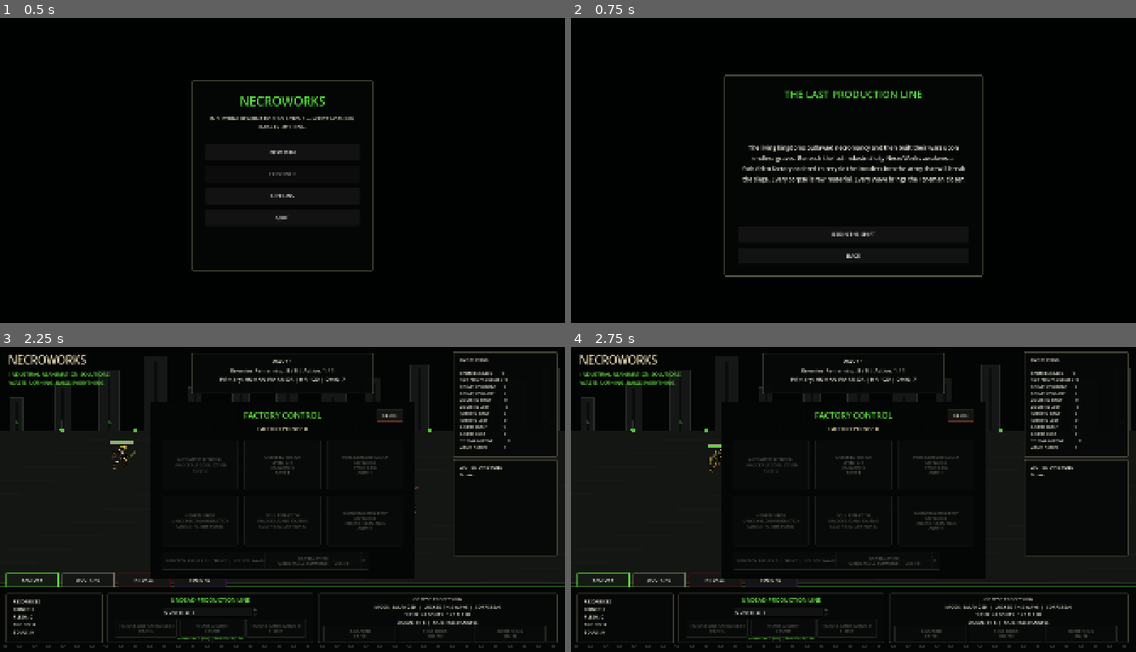
Above: before the commit, frames 1-4 (two rows, left to right).
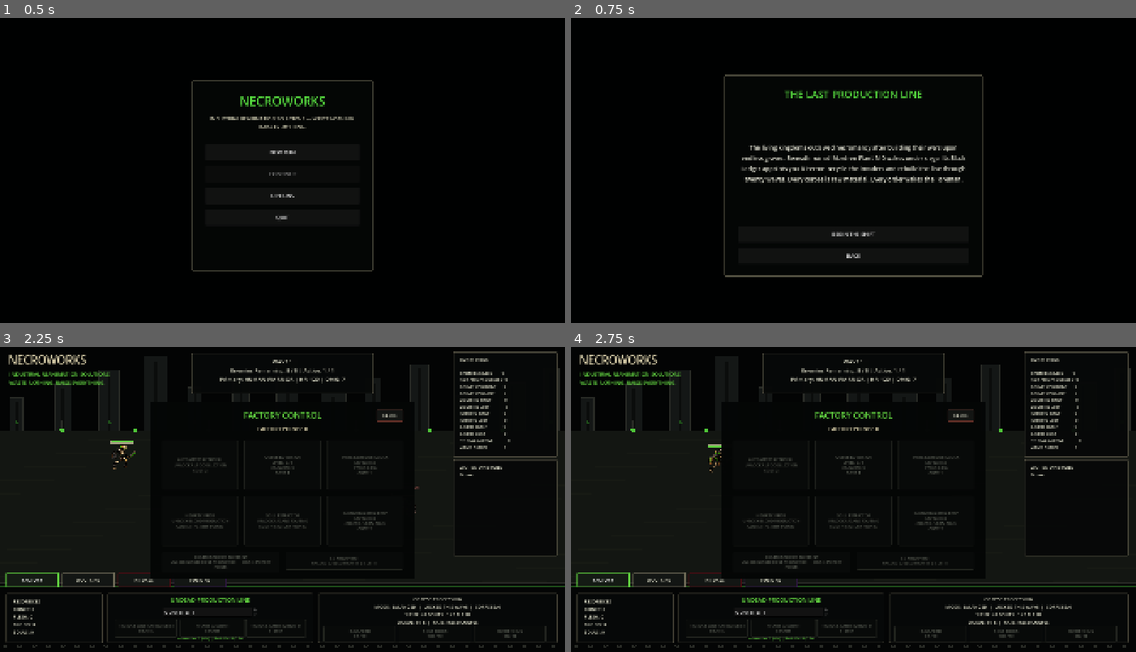
Above: after the commit, the same moments.

Repository: luizfelippe-dev/NecroWorks
Game: Godot game, scene res://app.tscn
Two runs of this game, one before a commit and one after it. Both use one fixed random seed, a clock stepped at 60 frames per second and the inputs below.
Inputs:
- Up to frame 1 (0.5 s): no input
- Up to frame 2 (0.75 s): click "NEW RUN" at 0.5 s
- Up to frame 3 (2.25 s): click "BEGIN THE SHIFT" at 1.25 s; click "FACTORY" at 2 s
- Up to frame 4 (2.75 s): no input

Frame 1 is identical in both runs. In frame 2, 1.8% of the frame differs, in the area x 30-70%, y 41-55%; in frame 3, 0.5%; in frame 4, 0.5%.

Commit message:
fix: polish v0.4 narrative and factory presentation
Prevent localized event choices and factory blueprints from overflowing their panels. Expand the Black Ledger lore and prologue, record the architecture audit, and define the v0.4.1 consolidation milestone with regression coverage.

Diff:
--- a/localization/ui.csv
+++ b/localization/ui.csv
@@ -16,7 +16,7 @@
 OPTIONS_APPLY,APPLY,APLICAR,APLICAR
 OPTIONS_BACK,BACK,VOLTAR,VOLVER
 PROLOGUE_TITLE,THE LAST PRODUCTION LINE,A ÚLTIMA LINHA DE PRODUÇÃO,LA ÚLTIMA LÍNEA DE PRODUCCIÓN
-PROLOGUE_BODY,The living kingdoms outlawed necromancy and then built their wars upon endless graves. Beneath the last industrial city NecroWorks awakens: a forbidden factory ordered to recycle the invaders into the army that will break the siege. Every corpse is raw material. Every Wave brings the Foreman closer.,Os reinos dos vivos proibiram a necromancia e depois construíram suas guerras sobre sepulturas sem fim. Sob a última cidade industrial a NecroWorks desperta: uma fábrica proibida encarregada de reciclar os invasores no exército que romperá o cerco. Cada cadáver é matéria-prima. Cada Onda aproxima o Encarregado.,Los reinos de los vivos prohibieron la necromancia y después construyeron sus guerras sobre tumbas sin fin. Bajo la última ciudad industrial NecroWorks despierta: una fábrica prohibida encargada de reciclar a los invasores en el ejército que romperá el asedio. Cada cadáver es materia prima. Cada Oleada acerca al Capataz.
+PROLOGUE_BODY,The living kingdoms outlawed necromancy after building their wars upon endless graves. Beneath ruined Mordren Plant N-0 wakes under siege. Its Black Ledger appoints you Director: recycle the invaders and rebuild the line through twenty Waves. Every corpse is raw material. Every order wakes the Foreman.,Os reinos dos vivos proibiram a necromancia depois de construir suas guerras sobre sepulturas sem fim. Sob as ruínas de Mordren a Planta N-0 desperta cercada. Seu Livro-Negro nomeia você Diretor: recicle os invasores e reconstrua a linha por vinte Ondas. Cada cadáver é matéria-prima. Cada ordem desperta o Capataz.,Los reinos de los vivos prohibieron la nigromancia después de construir sus guerras sobre tumbas sin fin. Bajo las ruinas de Mordren la Planta N-0 despierta sitiada. Su Libro Negro te nombra Director: recicla a los invasores y reconstruye la línea durante veinte Oleadas. Cada cadáver es materia prima. Cada orden despierta al Capataz.
 PROLOGUE_BEGIN,BEGIN THE SHIFT,INICIAR O TURNO,INICIAR EL TURNO
 EVENT_GRAVE_TITLE,UNREGISTERED GRAVE SHIPMENT,CARGA DE SEPULTURA NÃO REGISTRADA,CARGAMENTO DE TUMBA NO REGISTRADO
 EVENT_GRAVE_BODY,A sealed freight car reaches the lower intake without a living crew. The remains are old but usable. P …(454 unchanged characters)…
@@ -306,14 +306,14 @@
 EVENT_SABOTEUR_TITLE,A QUIET OFFER,UMA OFERTA SILENCIOSA,UNA OFERTA SILENCIOSA
 EVENT_SABOTEUR_BODY,A captured saboteur offers factory access codes in exchange for silence. The codes are genuine—but  …(367 unchanged characters)…
 EVENT_SABOTEUR_EXPOSE,Expose the spies: +12 Bones,Expor os espiões: +12 Ossos,Exponer a los espías: +12 Huesos
-EVENT_SABOTEUR_BRIBE,Buy their silence: +3 Factory Points; Iron Concord gains +2 Damage,Comprar o silêncio: +3 Pontos de Fábrica; Concordata de Ferro ganha +2 Dano,Comprar su silencio: +3 Puntos de Fábrica; Concordato de Hierro gana +2 Daño
+EVENT_SABOTEUR_BRIBE,Buy their silence\n+3 Factory Points\nIron Concord: +2 Damage,Comprar o silêncio\n+3 Pontos de Fábrica\nConcordata de Ferro: +2 Dano,Comprar o silêncio\n+3 Puntos de Fábrica\nConcordato de Hierro: +2 Daño
 EVENT_MARSHAL_TITLE,THE MARSHAL'S REMAINS,OS RESTOS DO MARECHAL,LOS RESTOS DEL MARISCAL
 EVENT_MARSHAL_BODY,The Grave Marshal's plated corpse jams the intake. Its armor can reinforce the Zombie line or its os …(359 unchanged characters)…
-EVENT_MARSHAL_PLATE,Plate the Zombies: permanent +40 Max HP,Blindar os Zumbis: +40 PV Máximo permanente,Blindar a los Zombis: +40 PV Máximo permanente
+EVENT_MARSHAL_PLATE,Plate the Zombies\nPermanent +40 Max HP,Blindar os Zumbis\n+40 PV Máximo permanente,Blindar a los Zombis\n+40 PV Máximo permanente
 EVENT_MARSHAL_MILL,Mill the frame: +30 Bones,Moer a estrutura: +30 Ossos,Moler la estructura: +30 Huesos
 EVENT_AUDITOR_TITLE,THE AUDITOR'S CORE,O NÚCLEO DO AUDITOR,EL NÚCLEO DEL AUDITOR
 EVENT_AUDITOR_BODY,The Arcane Auditor leaves a resonant core behind. It can be bound to the spectral line or stripped f …(296 unchanged characters)…
-EVENT_AUDITOR_BIND,Bind the resonance: +2 Souls; Ghosts gain +4 Damage,Vincular a ressonância: +2 Almas; Fantasmas ganham +4 Dano,Vincular la resonancia: +2 Almas; Fantasmas ganan +4 Daño
+EVENT_AUDITOR_BIND,Bind the resonance\n+2 Souls\nGhosts: +4 Damage,Vincular a ressonância\n+2 Almas\nFantasmas: +4 Dano,Vincular la resonancia\n+2 Almas\nFantasmas: +4 Daño
 EVENT_AUDITOR_SALVAGE,Salvage the relay: +3 Factory Points,Desmontar o relé: +3 Pontos de Fábrica,Desmontar el relé: +3 Puntos de Fábrica
 FUSION_NAV,FUSIONS,FUSÕES,FUSIONES
 FUSION_TITLE,NECROMANTIC FUSIONS,FUSÕES NECROMÂNTICAS,FUSIONES NECROMÁNTICAS
--- a/main.gd
+++ b/main.gd
@@ -6499,9 +6499,12 @@
 	for index: int in range(2):
 		var choice_button := Button.new()
 		choice_button.name = "NarrativeChoice" + str(index + 1)
-		choice_button.position = Vector2(80.0 + float(index) * 440.0, 350.0)
-		choice_button.size = Vector2(400.0, 145.0)
-		choice_button.add_theme_font_size_override("font_size", 18)
+		choice_button.position = Vector2(60.0 + float(index) * 460.0, 350.0)
+		choice_button.size = Vector2(420.0, 145.0)
+		choice_button.add_theme_font_size_override("font_size", 16)
+		choice_button.autowrap_mode = TextServer.AUTOWRAP_WORD_SMART
+		choice_button.clip_text = true
+		choice_button.alignment = HORIZONTAL_ALIGNMENT_CENTER
 		choice_button.pressed.connect(select_narrative_event_choice_by_index.bind(index))
 		apply_button_style(choice_button, UI_BONE if index == 0 else UI_FLESH)
 		narrative_event_panel.add_child(choice_button)
@@ -9180,8 +9183,10 @@
 	factory_skeleton_archer_button = Button.new()
 	factory_skeleton_archer_button.name = "FactorySkeletonArcherButton"
 	factory_skeleton_archer_button.position = Vector2(40.0, 510.0)
-	factory_skeleton_archer_button.size = Vector2(330.0, 62.0)
-	factory_skeleton_archer_button.add_theme_font_size_override("font_size", 14)
+	factory_skeleton_archer_button.size = Vector2(400.0, 62.0)
+	factory_skeleton_archer_button.add_theme_font_size_override("font_size", 12)
+	factory_skeleton_archer_button.autowrap_mode = TextServer.AUTOWRAP_WORD_SMART
+	factory_skeleton_archer_button.clip_text = true
 	apply_button_style(factory_skeleton_archer_button, UI_BONE)
 	factory_skeleton_archer_button.pressed.connect(
 		purchase_skeleton_archer_blueprint
@@ -9191,9 +9196,11 @@
 
 	factory_lich_button = Button.new()
 	factory_lich_button.name = "FactoryLichButton"
-	factory_lich_button.position = Vector2(390.0, 510.0)
-	factory_lich_button.size = Vector2(330.0, 62.0)
-	factory_lich_button.add_theme_font_size_override("font_size", 13)
+	factory_lich_button.position = Vector2(460.0, 510.0)
+	factory_lich_button.size = Vector2(400.0, 62.0)
+	factory_lich_button.add_theme_font_size_override("font_size", 12)
+	factory_lich_button.autowrap_mode = TextServer.AUTOWRAP_WORD_SMART
+	factory_lich_button.clip_text = true
 	apply_button_style(factory_lich_button, Color(0.62, 0.22, 0.82, 1.0))
 	factory_lich_button.pressed.connect(purchase_lich_blueprint)
 	factory_panel.add_child(factory_lich_button)
@@ -9465,7 +9472,7 @@
 	if skeleton_archer_unlocked:
 		factory_skeleton_archer_button.text = (
 			tr("FACTORY_ARCHER_BLUEPRINT")
-			+ "  |  " + tr("FACTORY_ARCHER_UNLOCKED")
+			+ "\n" + tr("FACTORY_ARCHER_UNLOCKED")
 		)
 		factory_skeleton_archer_button.disabled = true
 		return
@@ -9473,7 +9480,7 @@
 
 	factory_skeleton_archer_button.text = (
 		tr("FACTORY_ARCHER_BLUEPRINT")
-		+ "  |  " + tr("FACTORY_ARCHER_UNLOCK")
+		+ "\n" + tr("FACTORY_ARCHER_UNLOCK")
 		+ "  |  " + tr("FACTORY_COST") + ": "
 		+ str(SKELETON_ARCHER_UNLOCK_COST) + " "
 		+ tr("FACTORY_POINTS")
--- a/tests/events/narrative_event_runner.gd
+++ b/tests/events/narrative_event_runner.gd
@@ -51,6 +51,18 @@
 	assert(game.narrative_event_panel.position.y >= 0.0)
 	assert(game.narrative_event_panel.position.x + game.narrative_event_panel.size.x <= 1920.0)
 	assert(game.narrative_event_panel.position.y + game.narrative_event_panel.size.y <= 1080.0)
+	for choice_button: Button in game.narrative_event_buttons:
+		assert(choice_button.autowrap_mode == TextServer.AUTOWRAP_WORD_SMART)
+		assert(choice_button.clip_text)
+		assert(choice_button.position.x >= 0.0)
+		assert(
+			choice_button.position.x + choice_button.size.x
+			<= game.narrative_event_panel.size.x
+		)
+		assert(
+			choice_button.position.y + choice_button.size.y
+			<= game.narrative_event_panel.size.y
+		)
 	var bones_before: int = game.bones
 	assert(not game.select_narrative_event_choice(EVENT_CATALOG.ARCANIST_SOULS))
 	assert(game.select_narrative_event_choice(EVENT_CATALOG.GRAVE_BONES))
--- a/tests/units/lich_summoning_runner.gd
+++ b/tests/units/lich_summoning_runner.gd
@@ -135,6 +135,17 @@
 		game.factory_lich_button.position.y + game.factory_lich_button.size.y
 		<= game.factory_panel.size.y
 	)
+	assert(game.factory_lich_button.clip_text)
+	assert(game.factory_lich_button.autowrap_mode == TextServer.AUTOWRAP_WORD_SMART)
+	assert(
+		game.factory_skeleton_archer_button.position.x
+		+ game.factory_skeleton_archer_button.size.x
+		<= game.factory_lich_button.position.x
+	)
+	assert(
+		game.factory_lich_button.position.x + game.factory_lich_button.size.x
+		<= game.factory_panel.size.x
+	)
 	assert(
 		game.ritual_lich_button.position.y + game.ritual_lich_button.size.y
 		<= game.ritual_panel.size.y
Binary file changed: localization/ui.en.translation
Binary file changed: localization/ui.es.translation
Binary file changed: localization/ui.pt_BR.translation
Not shown, changed: README.md
Not shown, changed: docs/CODE_AUDIT.md
Not shown, changed: docs/LORE.md
Not shown, changed: docs/PROJECT_STATE.md
Not shown, changed: docs/ROADMAP.md
